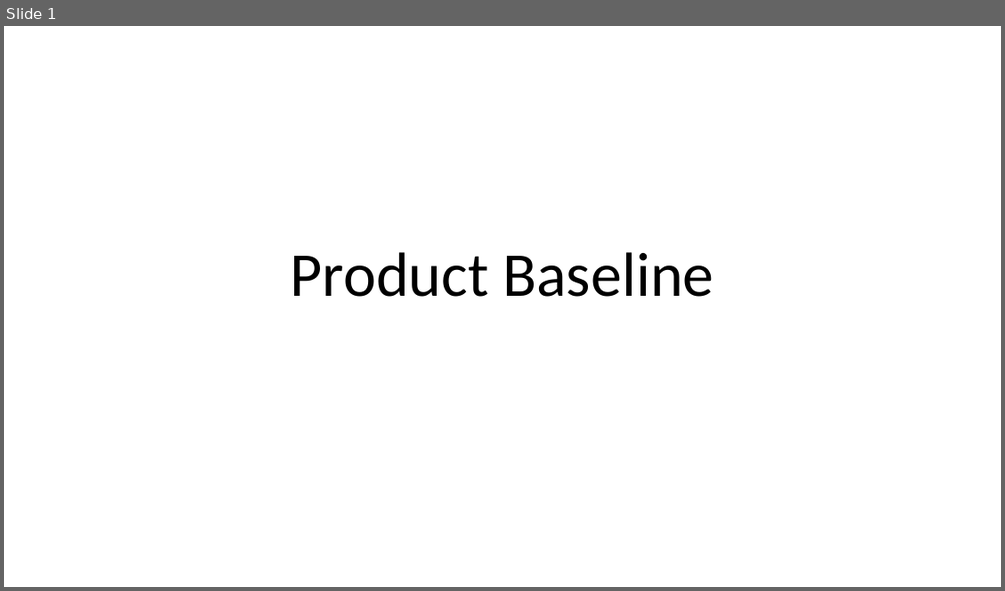
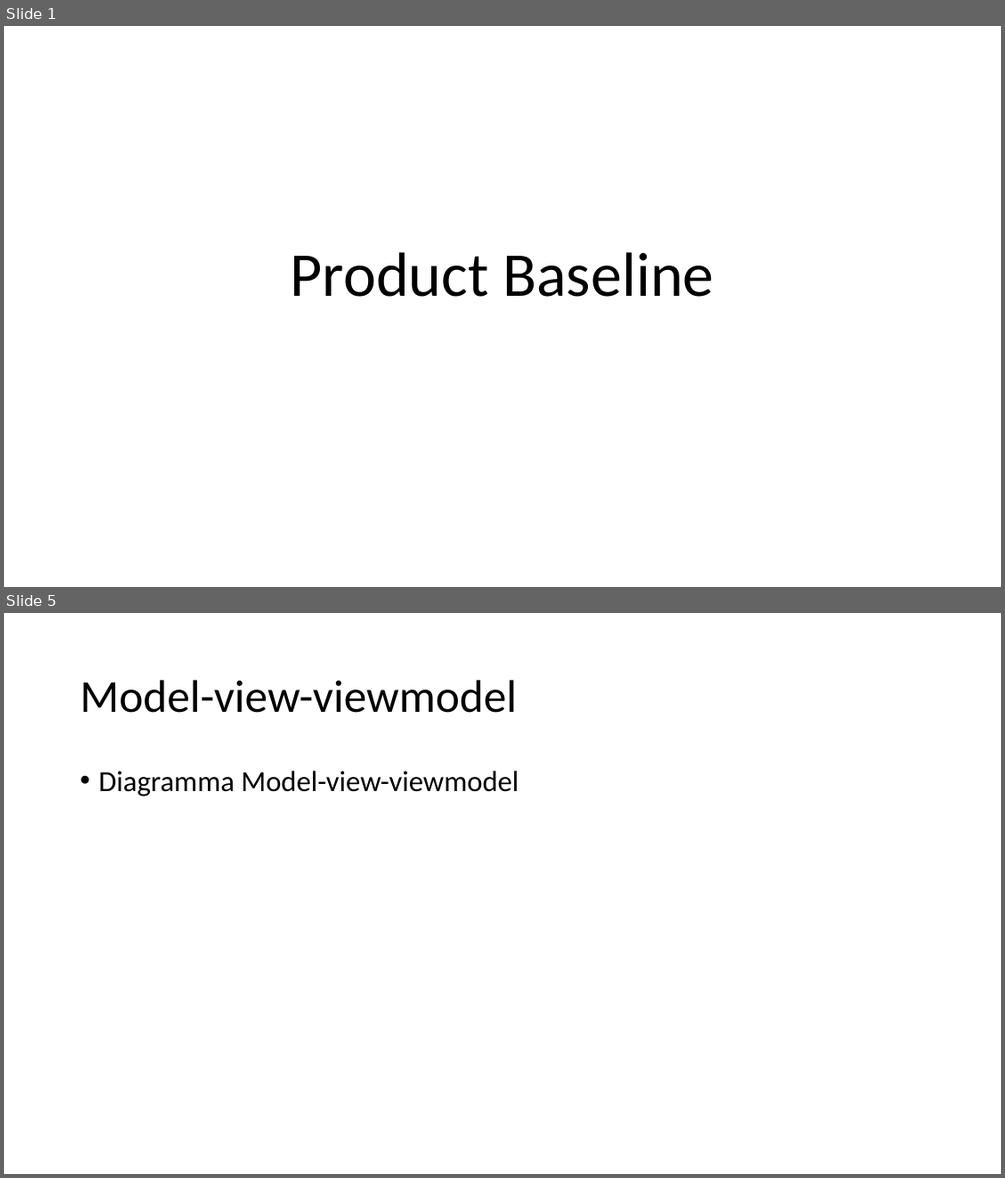
Before and after one commit to Italiaracerx/progettoSWE, a slide deck: Presentazioni/Presentazioni PB/Presentazione PB.pptx. Shown one above the other, each under a label of ours: slide 1 before the commit, slides 1 and 5 after it; the slides between them are not shown. The pictures are 1005x591 and 1005x1178 pixels, drawn with LibreOffice and Linux fonts; fonts in the diff are those of the drawing. Boxes give left, top, right and bottom in pixels: in the first picture for what was removed or moved away, otherwise in the second. Text is boxed around its words. In the diff, an @@ line names an element or a change of style, - is before the commit and + after.

```diff
--- a/Presentazioni/Presentazioni PB/Presentazione PB.pptx
+++ b/Presentazioni/Presentazioni PB/Presentazione PB.pptx
@@ slide 5 added at box(4, 613, 1001, 1174), background #FFFFFF @@
@@ title added at box(80, 680, 517, 713), 44 pt, text #000000 @@
+Model-view-viewmodel
@@ text added at box(98, 771, 518, 796), 28 pt, text #000000 @@
+• Diagramma Model-view-viewmodel
```
Also in this commit, not shown: 1 slide changed, 11 other slides added, 2 slides removed, 17 other files.
